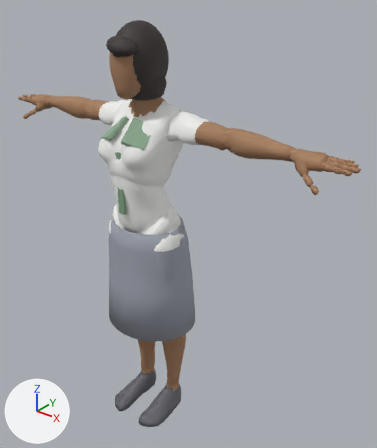
Before and after pictures for a commit that changed the glTF model godot/assets/models/char_pelajar.glb.
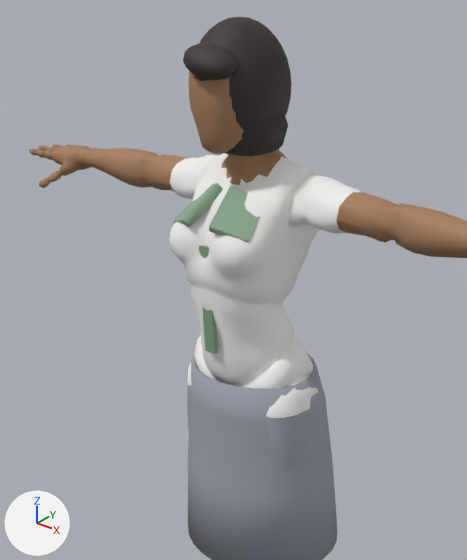
Each version is shown whole from a 50 mm camera at (1.433, -1.5, 2.009) aimed at (0.117, 0.144, 0.989), then close up on the part from 0% to 72% of the width and 2% to 74% of the height. The axes (+X, +Y, +Z) are drawn at lower left. The lights are the same throughout. The last two pictures show the newer version. Vertices at exactly the same position are counted once.

The first close-up shows 'KakakBobCurtain', 'KakakHairCap', 'KakakPoni', 'Mannequin_F', 'ShirtCollar_L', 'ShirtCollar_R', 'ShirtPlacket', 'SmaSkirt'.
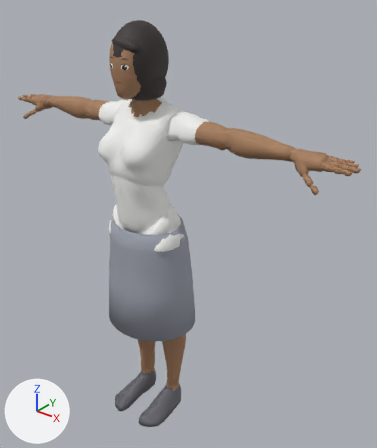
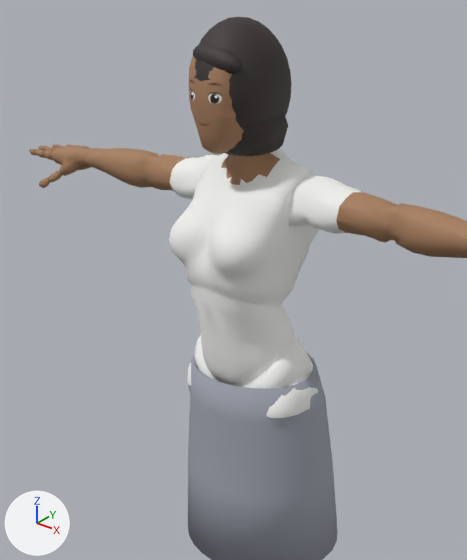
Boxes (x1, y1, x2, y2) around the edits, measured in the close-ups (467 x 560 px; the box of a moved part takes in the faces that stretch with it):
'Mannequin_F', reshaped
    before: (29, 71, 467, 472)
    after: (29, 56, 467, 429)
'ShirtCollar_L', deleted
    before: (209, 186, 260, 242)
'KakakPoni', reshaped (12% narrower, 18% shorter)
    before: (183, 43, 238, 80)
    after: (193, 44, 241, 74)
'ShirtCollar_R', deleted
    before: (173, 183, 223, 227)
'ShirtPlacket', deleted
    before: (199, 245, 218, 354)
part 2 of me_mannequin_001, moved or reshaped (mostly hidden afterwards)
    before: (187, 385, 309, 472)
    after: (188, 385, 305, 429)
part 3 of me_mannequin_001, surface changed
    before: (173, 71, 313, 430)
    after: (173, 56, 313, 428)
part 4 of me_mannequin_001, recoloured
    both: (270, 149, 284, 159)

Diff of the bpy script that builds the scene:
```diff
--- a/godot/assets/models/char_pelajar.glb.py
+++ b/godot/assets/models/char_pelajar.glb.py
@@ me_sphere_001 @@
 # used by ob_kakakponi; location = (0.0, 0.0, 0.0)
-me_sphere_001.from_pydata(...)  # 146 vertices, 288 faces; spans x -0.0531..0.0771, y -0.1529..-0.0595, z 1.7299..1.7985
+me_sphere_001.from_pydata(...)  # 146 vertices, 288 faces; spans x -0.0531..0.0771, y -0.1161..-0.0603, z 1.7367..1.7957
+# me_sphere_001 part 1: the whole mesh is multiplied about its middle by the matrix ((0.996, -0.012, -0.024), (-0.012, 0.6, -0.067), (-0.024, -0.067, 0.862)), then moved by (0.0, 0.018, 0.002)
 me_sphere_001.materials.append(mat_indonesianhair)
@@ me_mannequin_001 @@
 me_mannequin_001.from_pydata(...)  # 5711 vertices, 11222 faces; spans x -0.88..0.88, y -0.18..0.13, z 0.0..1.81
 # used by ob_mannequin_f; location = (0.0, 0.0, 0.0)
+# me_mannequin_001 part 2: 365 vertices moved from x -0.19..0.19, y -0.1..0.12, z 0.52..0.95 to x -0.18..0.18, y -0.09..0.1, z 0.52..0.96; 2 vertices removed from x 0.1, y 0.07, z 0.52..0.54; 2 vertices added at x 0.1, y 0.06, z 0.52..0.54
+# me_mannequin_001 part 3: 10481 kept faces spanning x -0.88..0.88, y -0.18..0.13, z 0.0..1.81 get new texture (UV) coordinates
+# me_mannequin_001 part 4: 43 faces spanning x -0.09..0.09, y 0.02..0.12, z 1.48..1.59 switch from mat_skin (brown #a87e5d) to mat_shirt (white #f3f3f1)
 me_mannequin_001.materials.append(mat_pants)
@@ ob_shirtcollar_l @@
-ob_shirtcollar_l = bpy.data.objects.new('ShirtCollar_L', me_cube_001)
-ob_shirtcollar_l.location = (0.0, 0.0, 0.0)
@@ ob_shirtcollar_r @@
-ob_shirtcollar_r = bpy.data.objects.new('ShirtCollar_R', me_cube)
-ob_shirtcollar_r.location = (0.0, 0.0, 0.0)
@@ ob_shirtplacket @@
-ob_shirtplacket = bpy.data.objects.new('ShirtPlacket', me_cube_002)
-ob_shirtplacket.location = (0.0, 0.0, 0.0)
```
